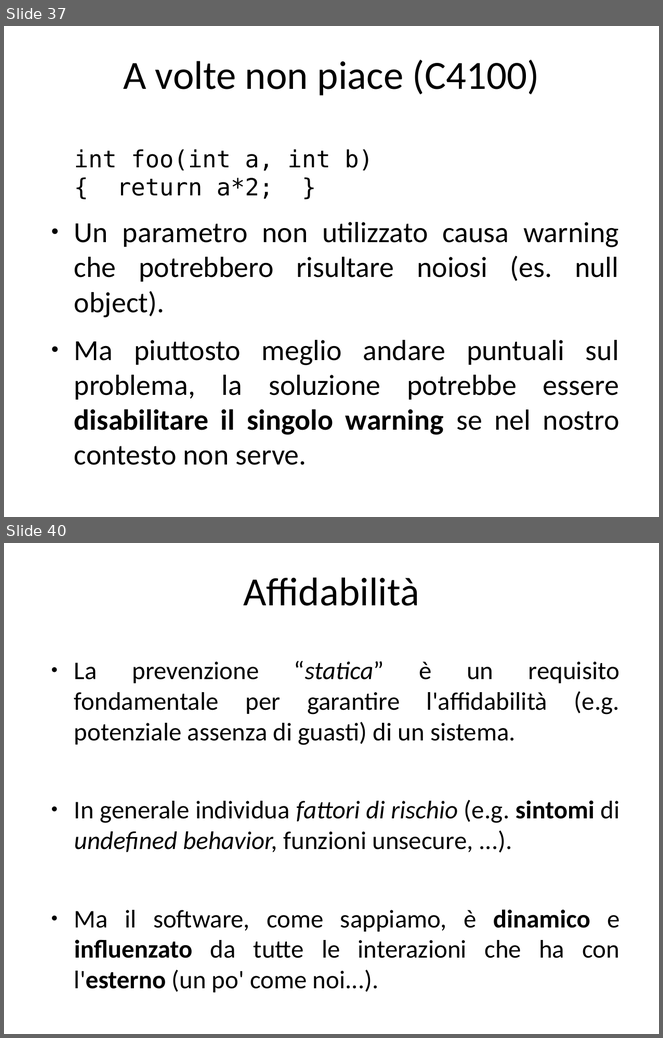
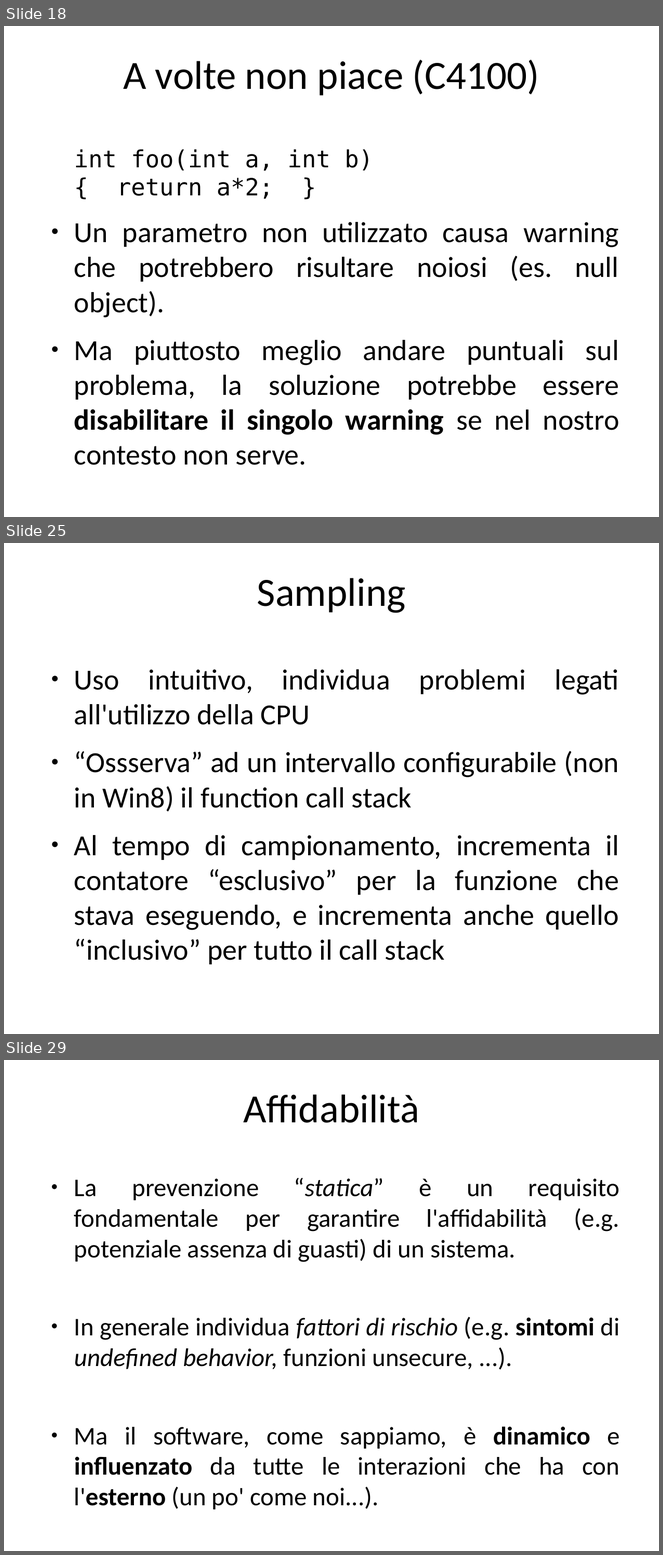
Before and after one commit to guidop/CDays14, a slide deck: CDays14.odp. Shown one above the other, each under a label of ours: slides 37 and 40 before the commit, slides 18, 25 and 29 after it; the slides between them are not shown. The pictures are 663x1038 and 663x1555 pixels, drawn with LibreOffice and Linux fonts; fonts in the diff are those of the drawing. Boxes give left, top, right and bottom in pixels: in the first picture for what was removed or moved away, otherwise in the second. Text is boxed around its words. In the diff, an @@ line names an element or a change of style, - is before the commit and + after.

```diff
--- a/CDays14.odp
+++ b/CDays14.odp
@@ slide 25 added at [4,543,659,1034], background #FFFFFF @@
@@ title added at [257,578,406,613], 44 pt, text #000000 @@
+Sampling
@@ text added at [74,669,619,965], 32 pt, text #000000 @@
+● Uso intuitivo, individua problemi legati all'utilizzo della CPU
+● “Ossserva” ad un intervallo configurabile (non in Win8) il function call stack
+● Al tempo di campionamento, incrementa il contatore “esclusivo” per la funzione che stava eseguendo, e incrementa anche quello “inclusivo” per tutto il call stack
@@ what was slide 37 is now slide 18 @@
@@ what was slide 40 is now slide 29 @@
```
Also in this commit, not shown: 5 slides changed, 11 other slides added, 27 slides removed, 10 other files.
